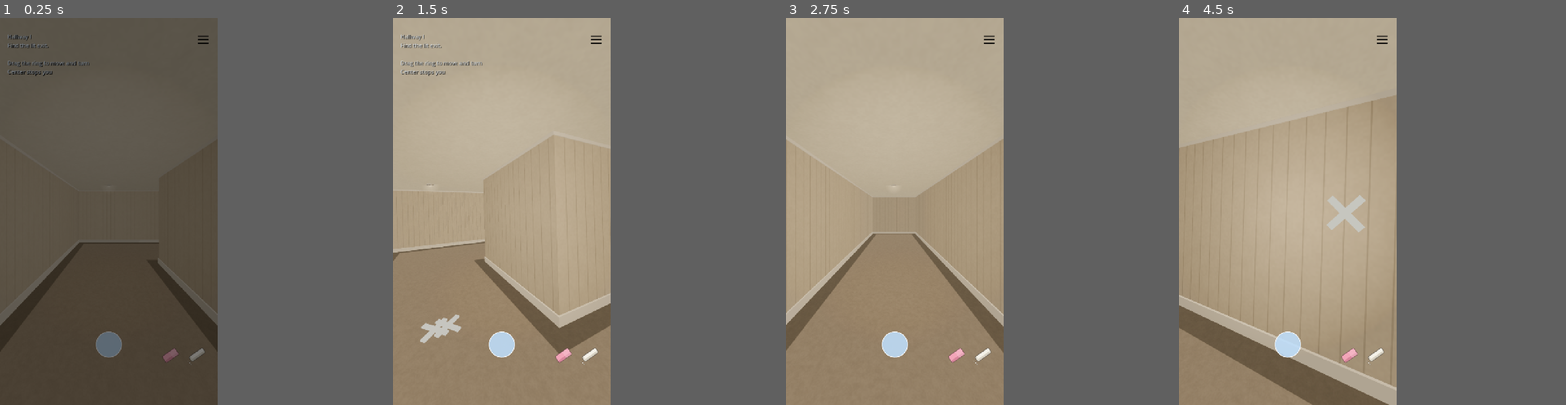
Above: before the commit, frames 1-4 (left to right).
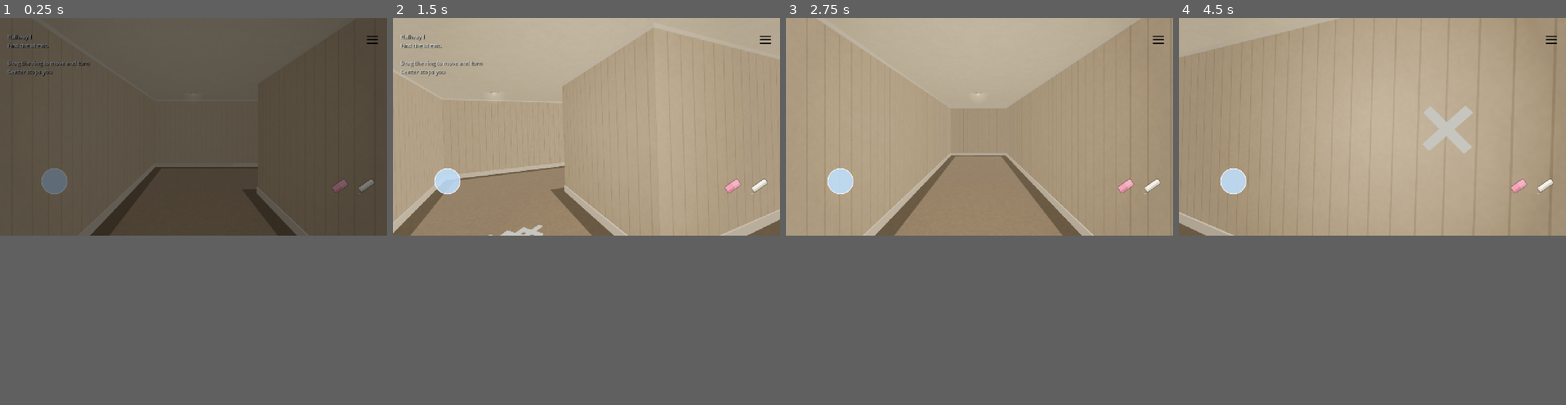
Above: after the commit, the same moments.

Repository: planting-moon/passages
Game: Godot game, scene res://scenes/main.tscn
Two runs of this game, one before a commit and one after it. Both use one fixed random seed, a clock stepped at 60 frames per second and the inputs below.
Inputs (mouse positions are in pixels of both pictures, inside the frame that each line leads up to; where the layout moved, square brackets give the same spot in the first picture):
- Up to frame 1 (0.25 s): no input
- Up to frame 2 (1.5 s): click (598, 315) [590, 354] at 0.5 s; tap Enter at 1.25 s; move the mouse to (547, 192) at 1.27 s; hold D from 1.28 s (still down); tap C at 1.35 s; click (547, 192) at 1.42 s
- Up to frame 3 (2.75 s): tap E at 1.55 s; release D at 2 s; drag from (851, 230) to (882, 288) at 2.02 s
- Up to frame 4 (4.5 s): tap Space at 2.75 s; move the mouse to (1310, 126) at 2.77 s; hold D 2.78-3.5 s; tap C at 2.85 s; tap E at 3.05 s; drag from (1275, 288) to (1221, 153) at 3.52 s; tap Enter at 4.25 s; move the mouse to (1353, 269) at 4.27 s; hold A from 4.28 s (still down); tap P at 4.35 s
In our replay, the window is 450x800 before the commit and 800x450 after it. These sizes can differ from the game's own. Grey fills any space a smaller window leaves; there, only what the larger window draws over its background counts as a difference.

The runs differ from the first frame. In frame 1, 2.9% of the frame differs, in the area x 0-98%, y 4-90%; in frame 2, 20%; in frame 3, 16%; in frame 4, 44%, in the area x 0-100%, y 0-100%.

Commit message:
Make landscape the default with a portrait menu switch
Landscape suits the game better on phones. Portrait stays available
from the in-game menu for vertical video, is remembered between
launches, and rotates in place so the current maze is kept.

Also adds a --landscape desktop footage mode and records Movie Maker
output at 1920x1080.

Co-Authored-By: Claude Opus 5.5 <noreply@anthropic.com>

Diff:
--- a/project.godot
+++ b/project.godot
@@ -21,13 +21,13 @@
 
 [display]
 
-window/size/viewport_width=720
-window/size/viewport_height=1280
-window/size/window_width_override=405
-window/size/window_height_override=720
+window/size/viewport_width=1280
+window/size/viewport_height=720
+window/size/window_width_override.movie=1920
+window/size/window_height_override.movie=1080
 window/stretch/mode="canvas_items"
 window/stretch/aspect="expand"
-window/handheld/orientation=1
+window/handheld/orientation=4
 
 [rendering]
 
--- a/scripts/main.gd
+++ b/scripts/main.gd
@@ -17,6 +17,19 @@
 const MIRROR_SHADER := preload("res://shaders/mirror.gdshader")
 const MIRROR_BOUNCES := 6
 const BANNER_SIZE := Vector2i(1024, 500)
+# Landscape is the default; portrait is a menu switch for vertical video.
+const SETTINGS_PATH := "user://settings.cfg"
+const LANDSCAPE_DESIGN_SIZE := Vector2i(1280, 720)
+const PORTRAIT_DESIGN_SIZE := Vector2i(720, 1280)
+const PORTRAIT_WINDOW_SIZE := Vector2i(405, 720)
+# 72 degrees of width would feel cramped at 16:9, and the floor chalk has to land
+# inside the shorter frame.
+const LANDSCAPE_FOV := 90.0
+const PORTRAIT_FOV := 72.0
+const LANDSCAPE_CHALK_FLOOR_REACH := 3.0
+const PORTRAIT_CHALK_FLOOR_REACH := 2.2
+# --landscape desktop footage mode.
+const FOOTAGE_SIZE := Vector2i(1920, 1080)
 # Matches the chalk arrays in shaders/mirror.gdshader; older marks stop reflecting.
 const MIRROR_CHALK_LIMIT := 32
 const DOORWAY_SHADER := preload("res://shaders/light_doorway.gdshader")
@@ -221,6 +234,8 @@
 var status: Label
 var won := false
 var banner_mode := false
+var landscape_mode := true
+var orientation_button: Button
 var current_level := 0
 var current_layout: Array = []
 var current_theme: Dictionary = {}
@@ -262,10 +277,16 @@
 	if "--peek-exit" in OS.get_cmdline_user_args():
 		peek_exit()
 	build_ui()
+	var settings := ConfigFile.new()
+	settings.load(SETTINGS_PATH)
+	landscape_mode = settings.get_value("display", "landscape", true)
+	apply_orientation()
 	fade_in()
 	match_menu_icon_to_backdrop()
 	if "--banner" in OS.get_cmdline_user_args():
 		enter_banner_mode()
+	if "--landscape" in OS.get_cmdline_user_args():
+		enter_landscape_mode()
 
 func _process(delta: float) -> void:
 	if is_instance_valid(portal_node) and not won:
@@ -872,6 +893,52 @@
 	banner_mode = true
 	DisplayServer.window_set_size(BANNER_SIZE)
 	player.camera.fov = 80.0
+	hide_controls()
+
+# Rotates the game in place, so switching keeps the current maze.
+func apply_orientation() -> void:
+	get_window().content_scale_size = LANDSCAPE_DESIGN_SIZE if landscape_mode else PORTRAIT_DESIGN_SIZE
+	DisplayServer.screen_set_orientation(DisplayServer.SCREEN_SENSOR_LANDSCAPE if landscape_mode else DisplayServer.SCREEN_PORTRAIT)
+	if not OS.has_feature("mobile") and Engine.get_write_movie_path().is_empty():
+		DisplayServer.window_set_size(LANDSCAPE_DESIGN_SIZE if landscape_mode else PORTRAIT_WINDOW_SIZE)
+	player.camera.fov = LANDSCAPE_FOV if landscape_mode else PORTRAIT_FOV
+	# Left thumb when sideways, centred for one-handed portrait play.
+	joystick.anchor_left = 0.0 if landscape_mode else 0.5
+	joystick.anchor_right = joystick.anchor_left
+	joystick.offset_left = 40 if landscape_mode else -140
+	joystick.offset_right = 320 if landscape_mode else 140
+	joystick.offset_top = -320 if landscape_mode else -340
+	joystick.offset_bottom = -40 if landscape_mode else -60
+	orientation_button.text = "Switch to portrait" if landscape_mode else "Switch to landscape"
+	resize_world()
+
+func _on_orientation_pressed() -> void:
+	landscape_mode = not landscape_mode
+	var settings := ConfigFile.new()
+	settings.load(SETTINGS_PATH)
+	settings.set_value("display", "landscape", landscape_mode)
+	settings.save(SETTINGS_PATH)
+	apply_orientation()
+	close_menu()
+
+# Dev helper: fullscreen 16:9 desktop footage, keyboard only. C chalks, E erases.
+func enter_landscape_mode() -> void:
+	landscape_mode = true
+	apply_orientation()
+	DisplayServer.window_set_size(FOOTAGE_SIZE)
+	# Fullscreen on the widest monitor, in case the primary one is rotated.
+	var widest := 0
+	for screen in range(DisplayServer.get_screen_count()):
+		if DisplayServer.screen_get_size(screen).x > DisplayServer.screen_get_size(widest).x:
+			widest = screen
+	DisplayServer.window_set_current_screen(widest)
+	DisplayServer.window_set_mode(DisplayServer.WINDOW_MODE_FULLSCREEN)
+	DisplayServer.window_move_to_foreground()
+	hide_controls()
+	# Otherwise clicks on the invisible ring would still steer the player.
+	joystick.set_process_input(false)
+
+func hide_controls() -> void:
 	for control: Control in [hud, menu_button, chalk_button, eraser_button, joystick]:
 		control.visible = false
 
@@ -962,14 +1029,8 @@
 	eraser_button.pressed.connect(_on_eraser_pressed)
 	canvas.add_child(eraser_button)
 	joystick = JOYSTICK_SCENE.instantiate()
-	joystick.anchor_left = 0.5
-	joystick.anchor_right = 0.5
 	joystick.anchor_top = 1.0
 	joystick.anchor_bottom = 1.0
-	joystick.offset_left = -140
-	joystick.offset_right = 140
-	joystick.offset_top = -340
-	joystick.offset_bottom = -60
 	canvas.add_child(joystick)
 	joystick.value_changed.connect(player.set_move_input)
 	player.started_moving.connect(_on_player_started_moving)
@@ -1021,6 +1082,11 @@
 	select_level_button.add_theme_font_size_override("font_size", 18)
 	select_level_button.pressed.connect(open_level_select)
 	vbox.add_child(select_level_button)
+	orientation_button = Button.new()
+	orientation_button.custom_minimum_size = Vector2(0, 48)
+	orientation_button.add_theme_font_size_override("font_size", 18)
+	orientation_button.pressed.connect(_on_orientation_pressed)
+	vbox.add_child(orientation_button)
 	var restart_level_button := Button.new()
 	restart_level_button.text = "Restart level"
 	restart_level_button.custom_minimum_size = Vector2(0, 48)
@@ -1198,8 +1264,9 @@
 		# No wall within reach: mark the floor just ahead instead.
 		var forward := -player.global_transform.basis.z
 		forward.y = 0.0
-		# 2.2m is as close as it can land while staying clear of the joystick.
-		var ahead := player.global_position + forward.normalized() * 2.2
+		# Portrait: 2.2m is as close as it can land while staying clear of the joystick.
+		var reach := LANDSCAPE_CHALK_FLOOR_REACH if landscape_mode else PORTRAIT_CHALK_FLOOR_REACH
+		var ahead := player.global_position + forward.normalized() * reach
 		var down := PhysicsRayQueryParameters3D.create(ahead + Vector3.UP, ahead + Vector3.DOWN, 0xFFFFFFFF, [player.get_rid()])
 		hit = space.intersect_ray(down)
 	return hit
@@ -1288,6 +1355,10 @@
 	if event is InputEventKey and event.pressed and not event.echo:
 		if banner_mode and event.keycode == KEY_P:
 			save_banner_shot()
+		elif landscape_mode and event.keycode == KEY_C:
+			_on_chalk_pressed()
+		elif landscape_mode and event.keycode == KEY_E:
+			_on_eraser_pressed()
 		elif event.keycode == KEY_R:
 			get_tree().reload_current_scene()
 		else:
Not shown, changed: docs/ANDROID_DEPLOY.md
